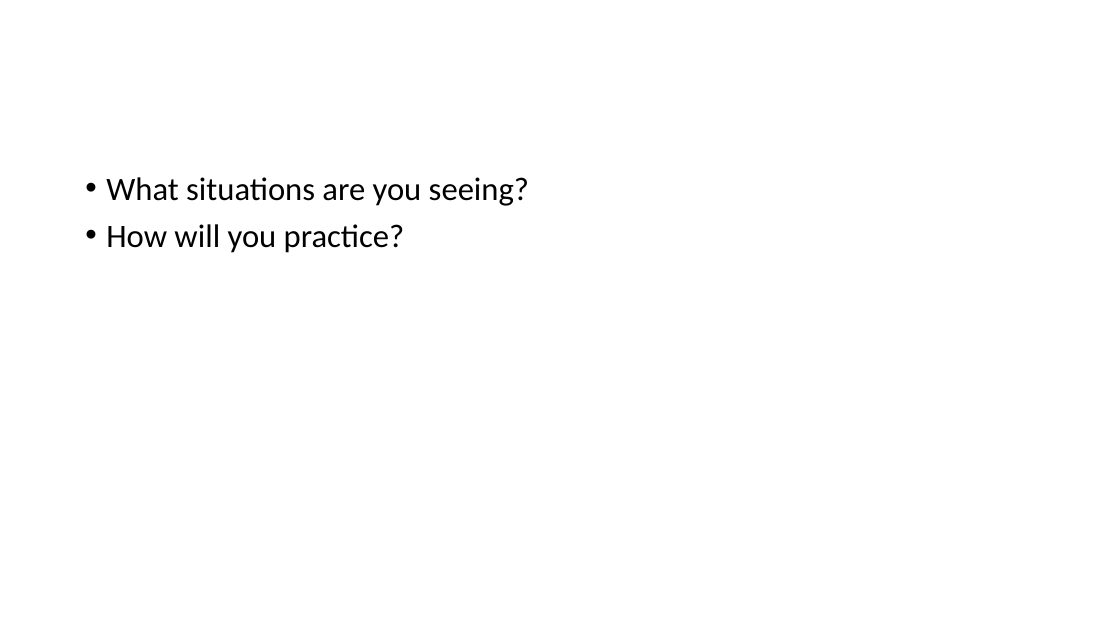
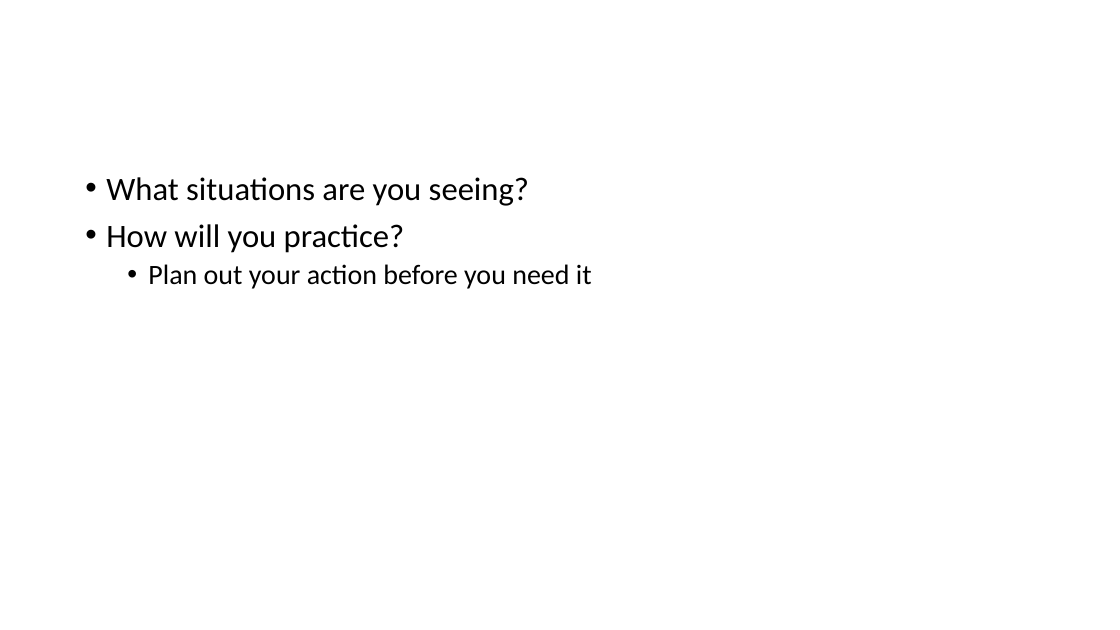
Before and after one commit to iamkeeler/THAT-Conference, a slide deck: slide 30 of 2021/Becoming a Leader.pptx (slide 22 before the commit). Drawn at 1120x630 pixels with LibreOffice and Linux fonts; fonts in the diff are those of the drawing. Boxes give left, top, right and bottom in pixels: in the first picture for what was removed or moved away, otherwise in the second. Text is boxed around its words. In the diff, an @@ line names an element or a change of style, - is before the commit and + after.

```diff
--- a/2021/Becoming a Leader.pptx
+++ b/2021/Becoming a Leader.pptx
@@ text at (x1=148, y1=264, x2=592, y2=289): paragraph added @@
+  • Plan out your action before you need it
```
Also in this commit, not shown: 7 other slides changed, 16 slides added, 1 slide removed, 1 other file.
